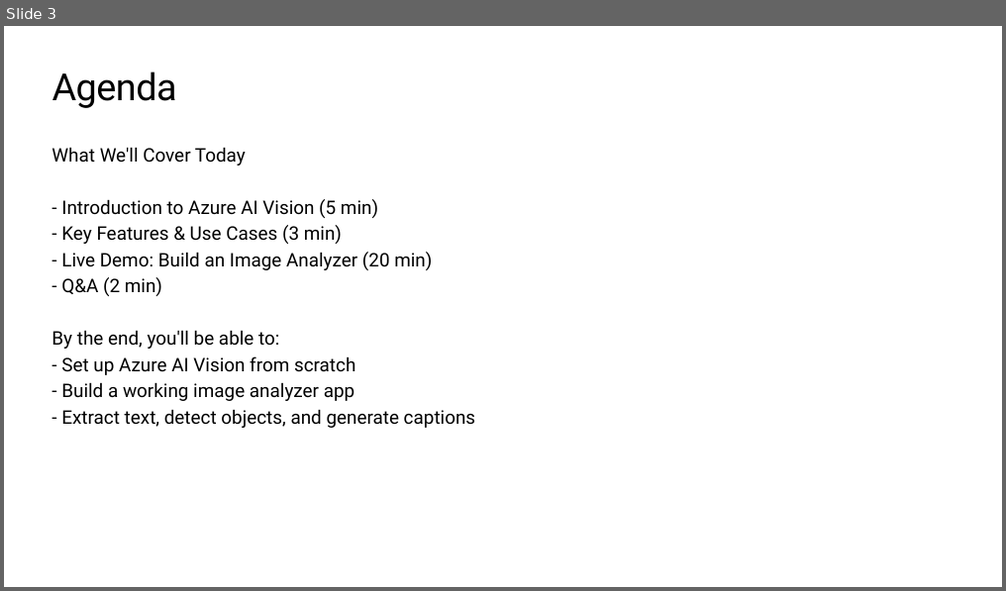
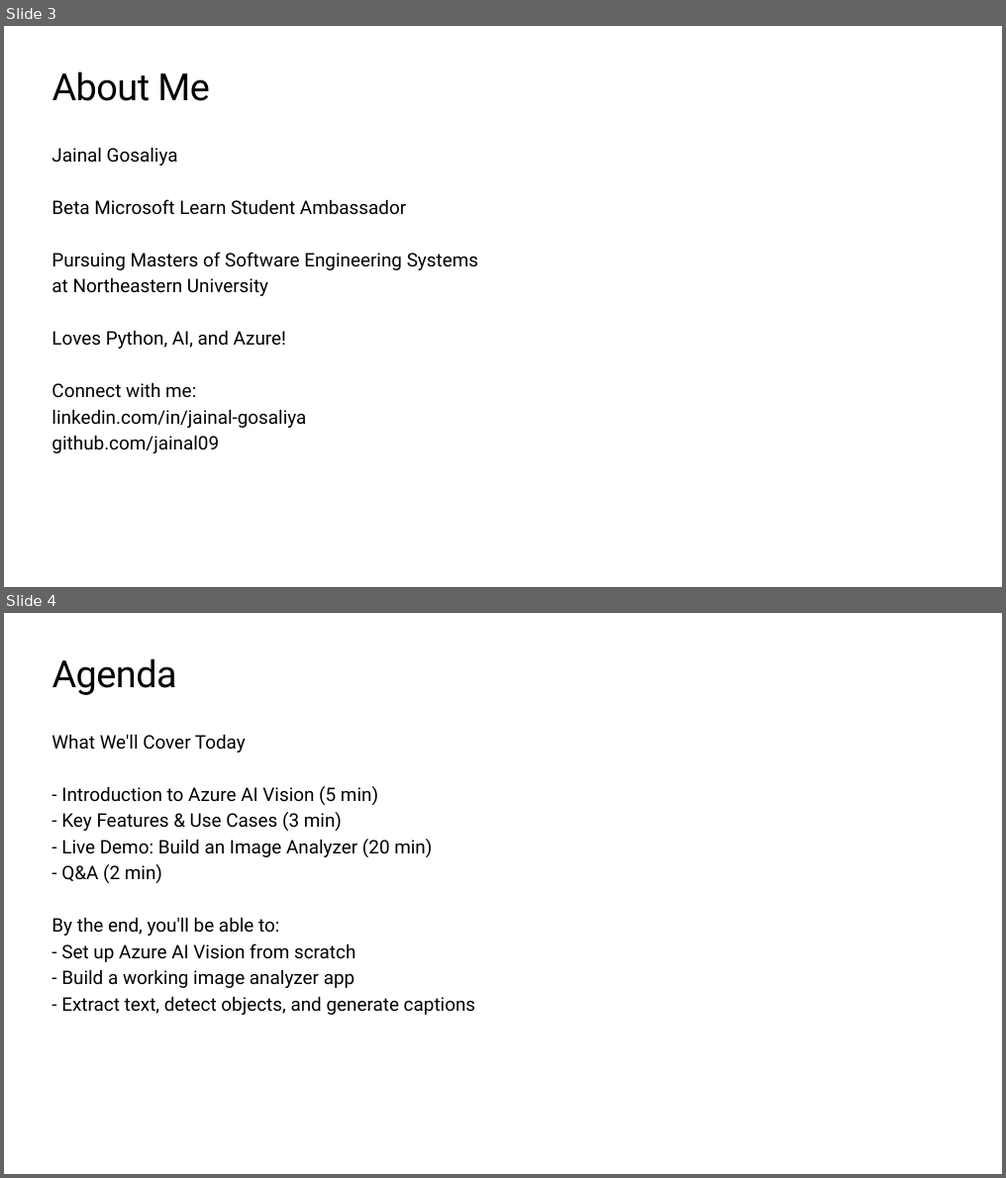
Before and after one commit to jainal09/azure-ai-vision-workshop, a slide deck: Azure_AI_Vision_Workshop.pptx. Shown one above the other, each under a label of ours: slide 3 before the commit, slides 3 and 4 after it. The pictures are 1006x591 and 1006x1178 pixels, drawn with LibreOffice and Linux fonts; fonts in the diff are those of the drawing; background and template pictures are left out. Boxes give left, top, right and bottom in pixels: in the first picture for what was removed or moved away, otherwise in the second. Text is boxed around its words. In the diff, an @@ line names an element or a change of style, - is before the commit and + after.

```diff
--- a/Azure_AI_Vision_Workshop.pptx
+++ b/Azure_AI_Vision_Workshop.pptx
@@ slide 3 added at [4, 26, 1002, 587], background #FFFFFF @@
@@ title added at [53, 72, 210, 101], 36 pt, text #000000 @@
+About Me
@@ text added at [52, 147, 478, 454], 18 pt, text #000000 @@
+Jainal Gosaliya
+Beta Microsoft Learn Student Ambassador
+Pursuing Masters of Software Engineering Systems
+at Northeastern University
+Loves Python, AI, and Azure!
+Connect with me:
+linkedin.com/in/jainal-gosaliya
+github.com/jainal09
@@ what was slide 3 is now slide 4 @@
```
Also in this commit, not shown: 2 slides changed, 1 other file.
